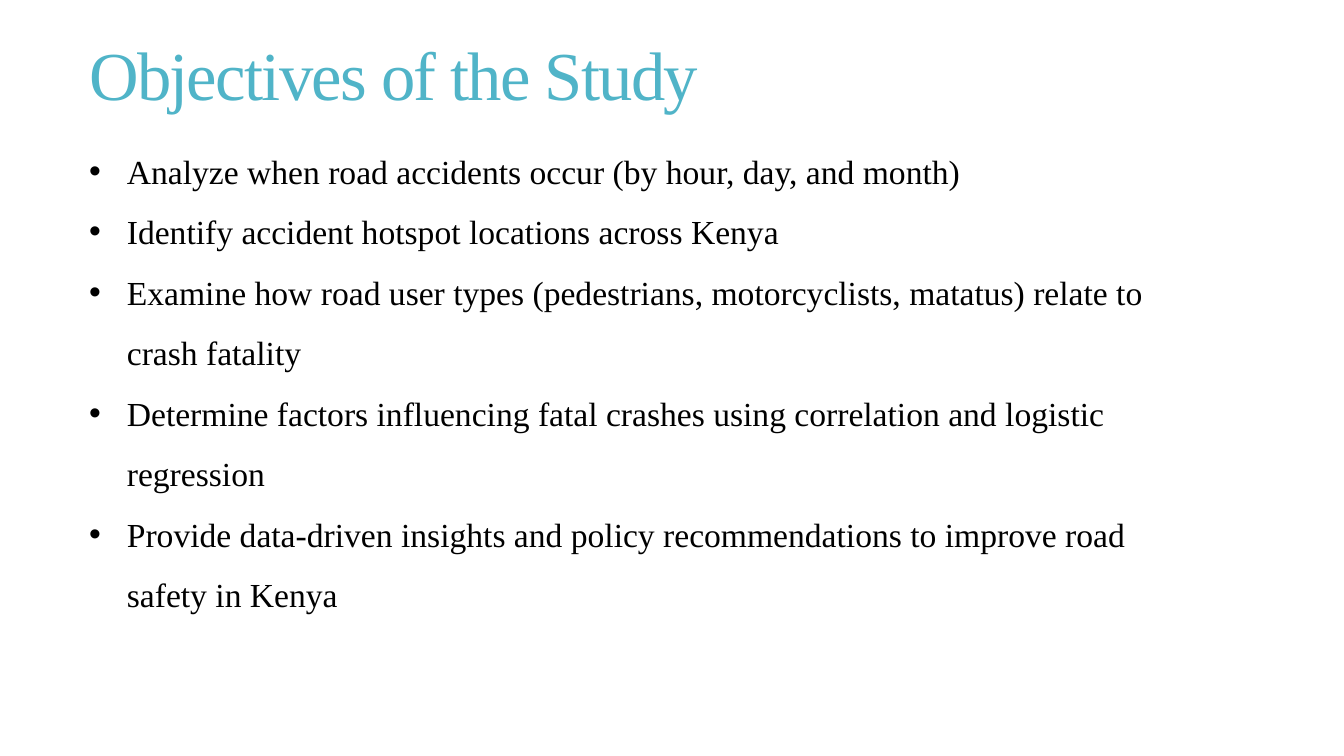
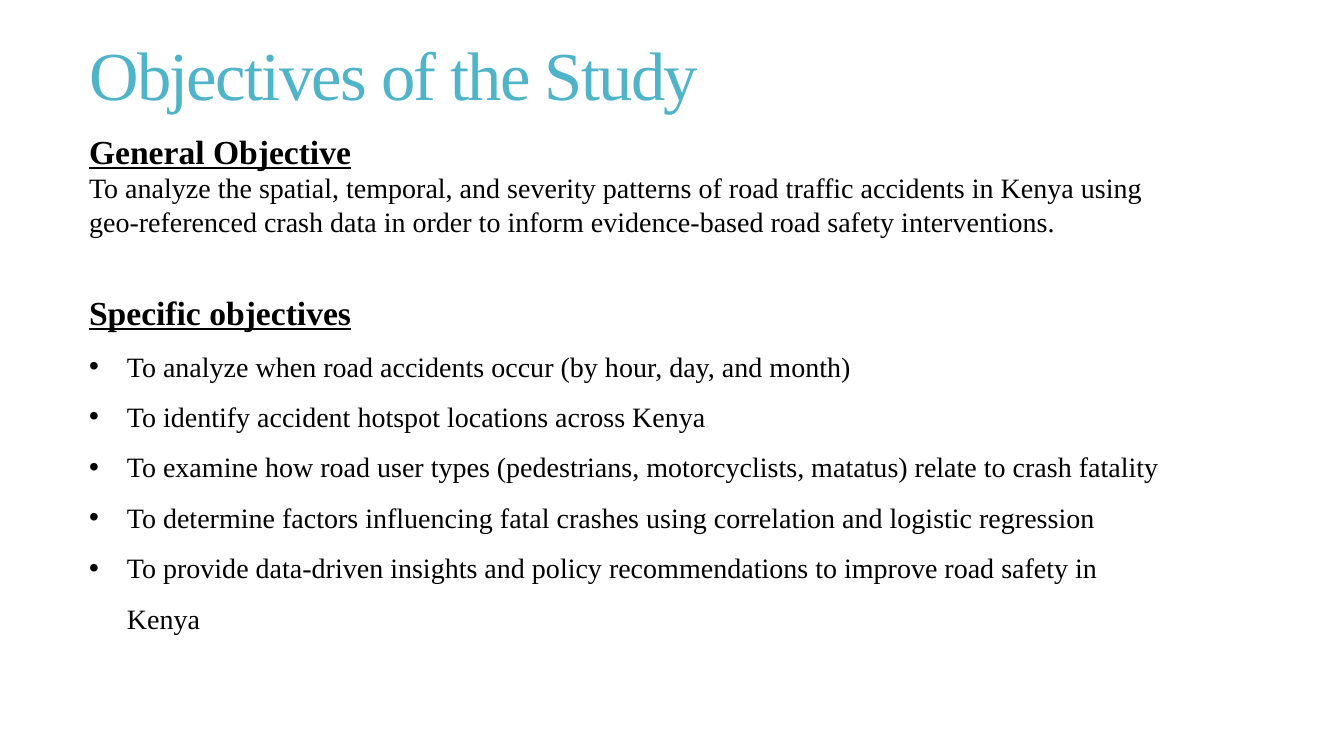
Before and after one commit to lornakendi/road_accidents_proj, a slide deck: slide 5 of report_n_presentation/Spatio-Temporal Analysis of Road Traffic Crashes in Kenya.pptx. Drawn at 1344x756 pixels with LibreOffice and Linux fonts; fonts in the diff are those of the drawing. Boxes give left, top, right and bottom in pixels: in the first picture for what was removed or moved away, otherwise in the second. Text is boxed around its words. In the diff, an @@ line names an element or a change of style, - is before the commit and + after.

```diff
--- a/report_n_presentation/Spatio-Temporal Analysis of Road Traffic Crashes in Kenya.pptx
+++ b/report_n_presentation/Spatio-Temporal Analysis of Road Traffic Crashes in Kenya.pptx
@@ text at (89, 140, 1158, 634): text changed; size 24 to 20 pt @@
-• Analyze when road accidents occur (by hour, day, and month)
-• Identify accident hotspot locations across Kenya
-• Examine how road user types (pedestrians, motorcyclists, matatus) relate to crash fatality
-• Determine factors influencing fatal crashes using correlation and logistic regression
-• Provide data‑driven insights and policy recommendations to improve road safety in Kenya
+General Objective
+To analyze the spatial, temporal, and severity patterns of road traffic accidents in Kenya using geo‑referenced crash data in order to inform evidence‑based road safety interventions.
+Specific objectives
+• To analyze when road accidents occur (by hour, day, and month)
+• To identify accident hotspot locations across Kenya
+• To examine how road user types (pedestrians, motorcyclists, matatus) relate to crash fatality
+• To determine factors influencing fatal crashes using correlation and logistic regression
+• To provide data‑driven insights and policy recommendations to improve road safety in Kenya
```
Also in this commit, not shown: 6 other slides changed, 1 slide added, 1 other file.
